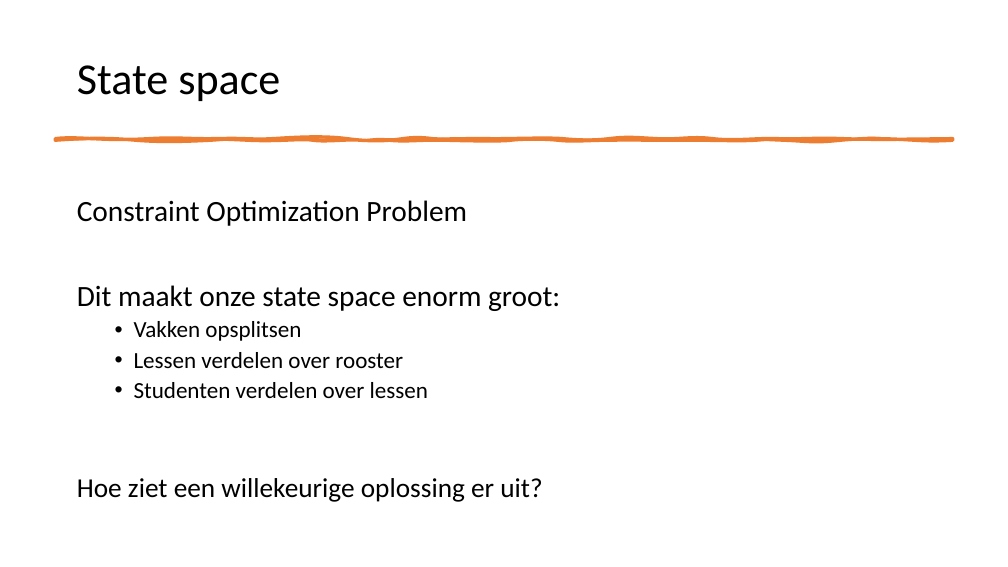
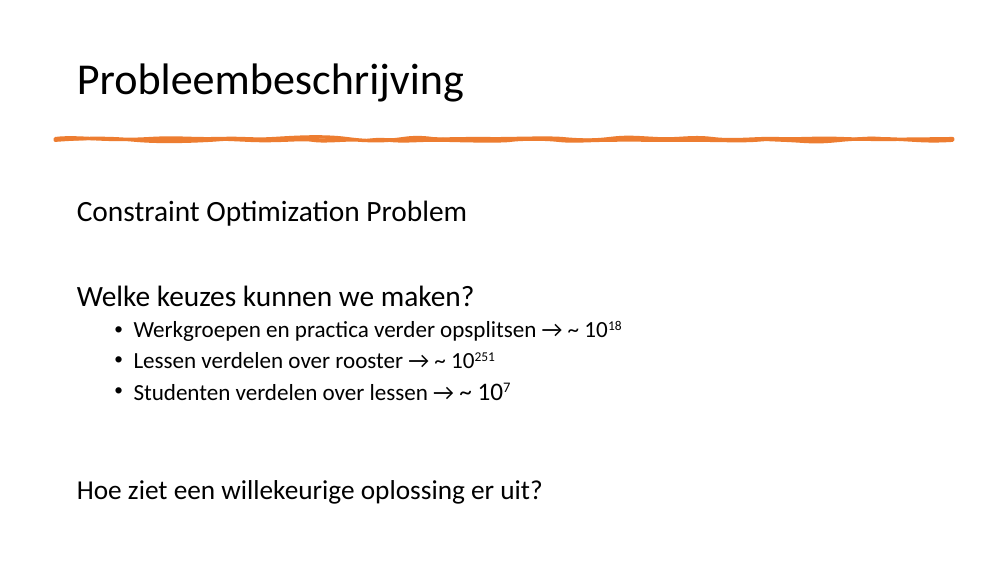
Before and after one commit to NinaAlblasMinorAI/RoosterRulers, a slide deck: slide 5 of doc/Presentatie.pptx. Drawn at 1008x567 pixels with LibreOffice and Linux fonts; fonts in the diff are those of the drawing. Boxes give left, top, right and bottom in pixels: in the first picture for what was removed or moved away, otherwise in the second. Text is boxed around its words. In the diff, an @@ line names an element or a change of style, - is before the commit and + after.

```diff
--- a/doc/Presentatie.pptx
+++ b/doc/Presentatie.pptx
@@ title at [77,63,464,102]: text changed @@
-State space
+Probleembeschrijving
@@ text at [77,285,536,400]: text changed @@
-Dit maakt onze state space enorm groot:
-  • Vakken opsplitsen
-  • Lessen verdelen over rooster
-  • Studenten verdelen over lessen
+Welke keuzes kunnen we maken?
+  • Werkgroepen en practica verder opsplitsen → ~ 1018
+  • Lessen verdelen over rooster → ~ 10251
+  • Studenten verdelen over lessen → ~ 107
```
Also in this commit, not shown: 10 other slides changed, 11 slides added, 5 slides removed, 7 other files.
